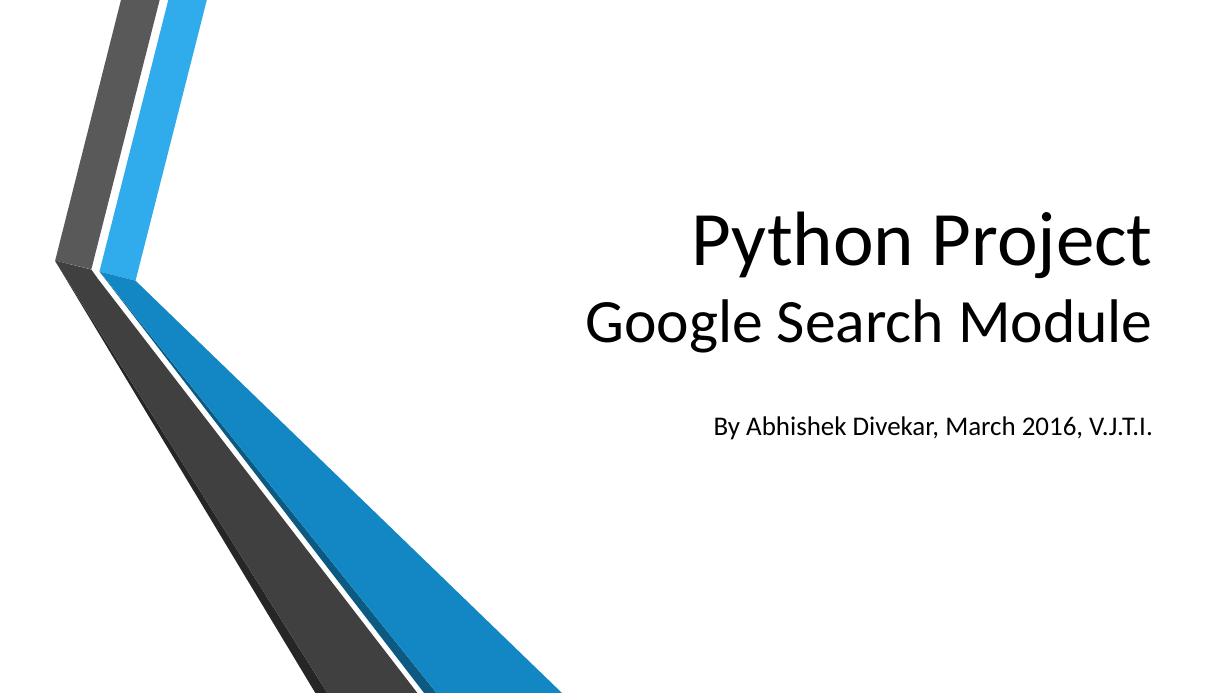
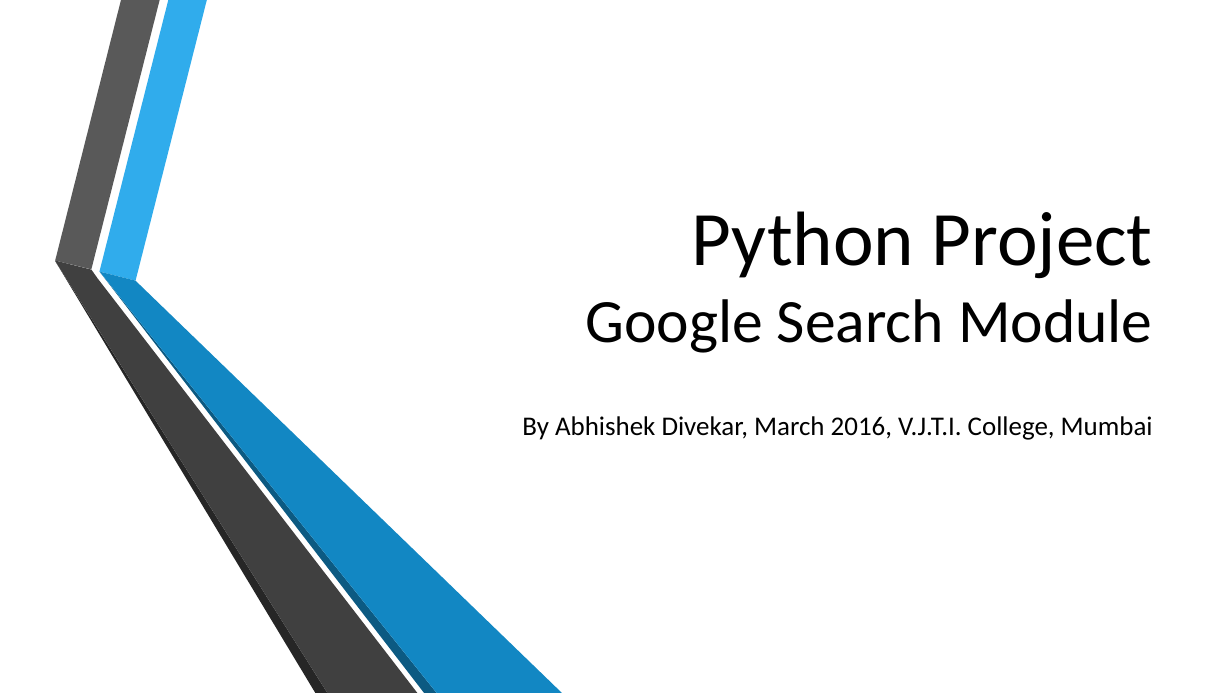
Before and after one commit to ARDivekar/SearchDistribute, a slide deck: slide 1 of Explanation and metrics for project GoogleSearch.pptx. Drawn at 1232x693 pixels with LibreOffice and Linux fonts; fonts in the diff are those of the drawing; background and template pictures are left out. Boxes give left, top, right and bottom in pixels: in the first picture for what was removed or moved away, otherwise in the second. Text is boxed around its words. In the diff, an @@ line names an element or a change of style, - is before the commit and + after.

Commit message:
Updated ppt

```diff
--- a/Explanation and metrics for project GoogleSearch.pptx
+++ b/Explanation and metrics for project GoogleSearch.pptx
@@ subtitle at box(522, 416, 1153, 440): text changed @@
-By Abhishek Divekar, March 2016, V.J.T.I.
+By Abhishek Divekar, March 2016, V.J.T.I. College, Mumbai
```
